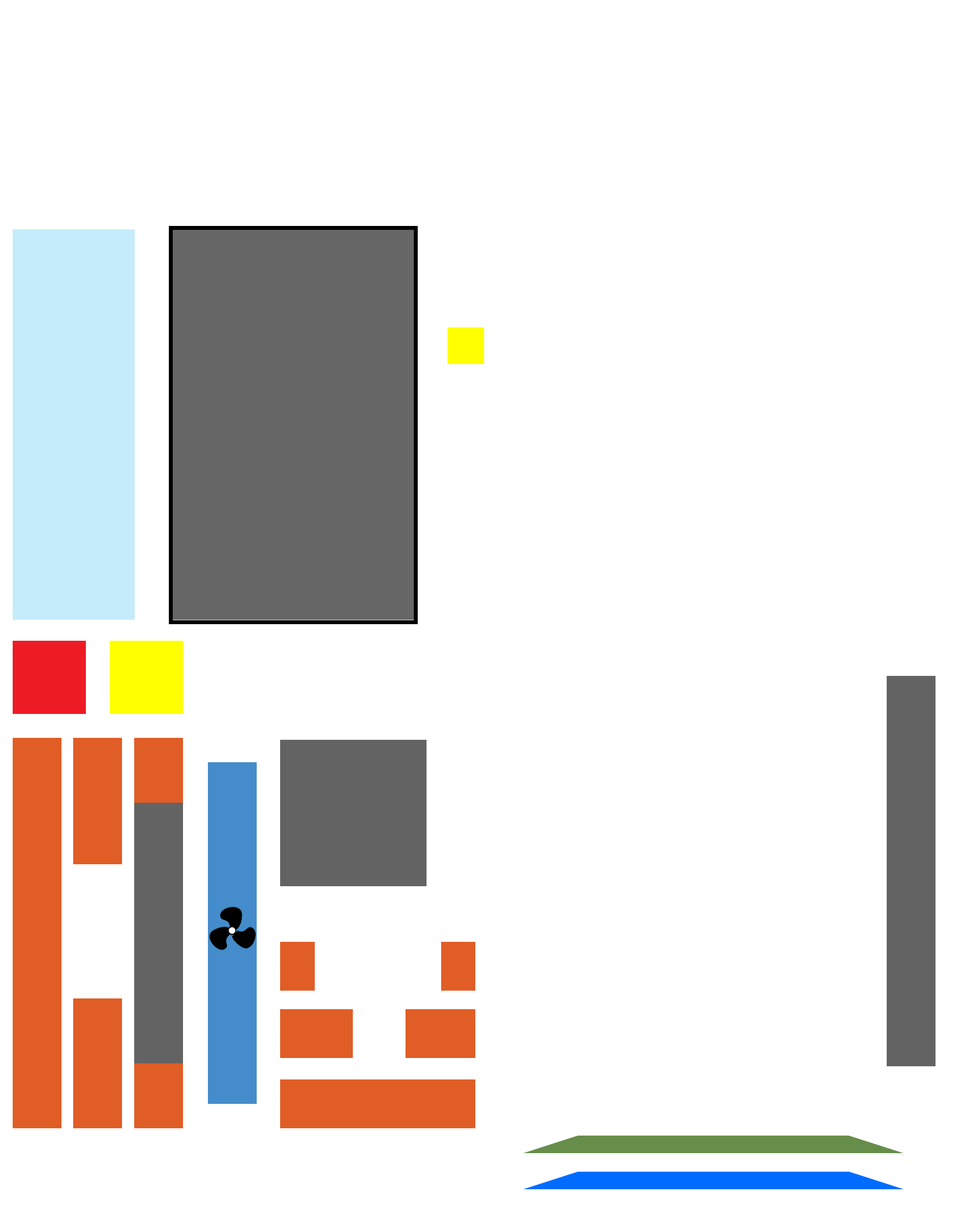
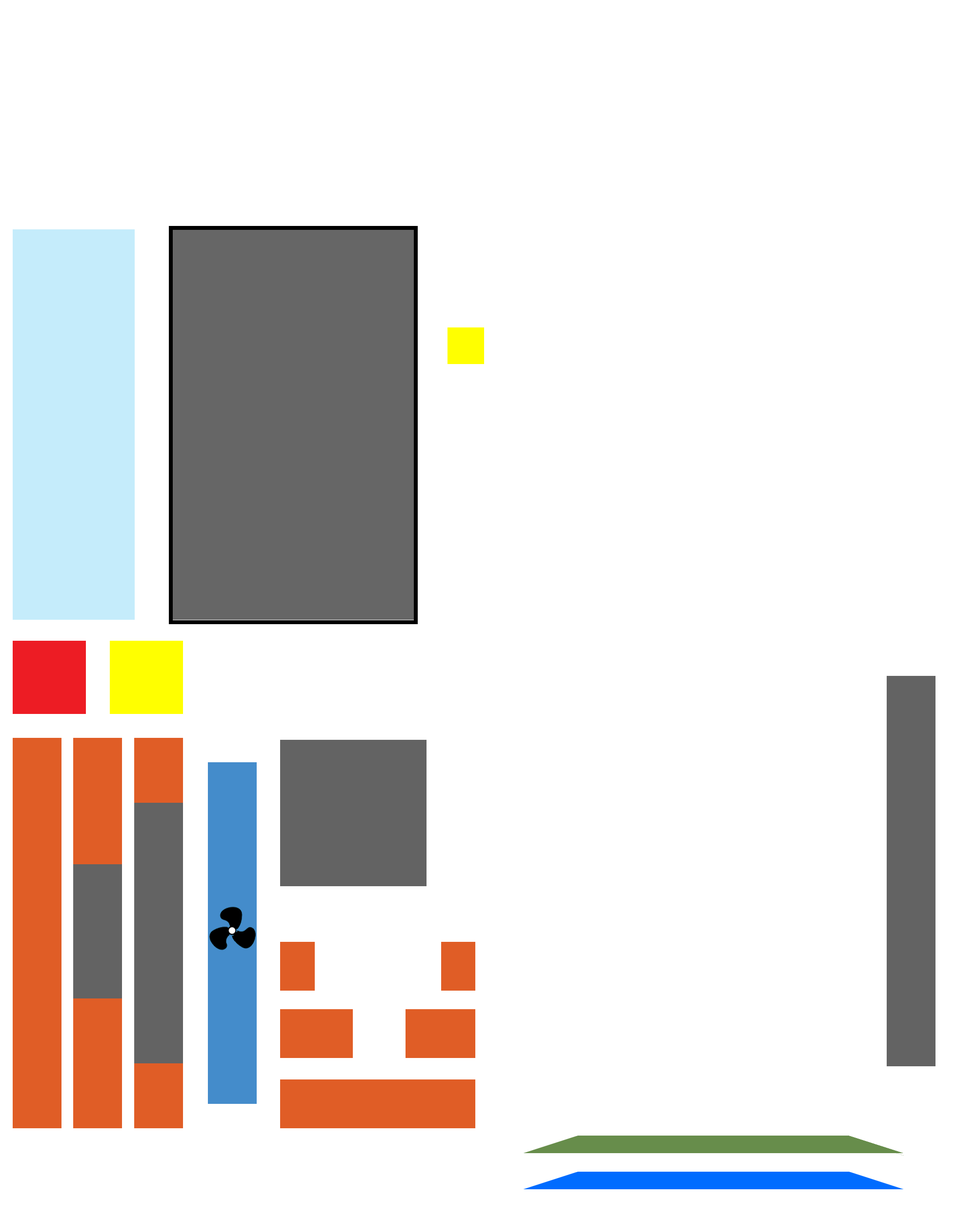
Revision of a layered 976px x 1220px image; what changed, layer by layer:
added layer "Rectangle 2 copy 3" in group "Door" over [73, 864, 123, 999]
